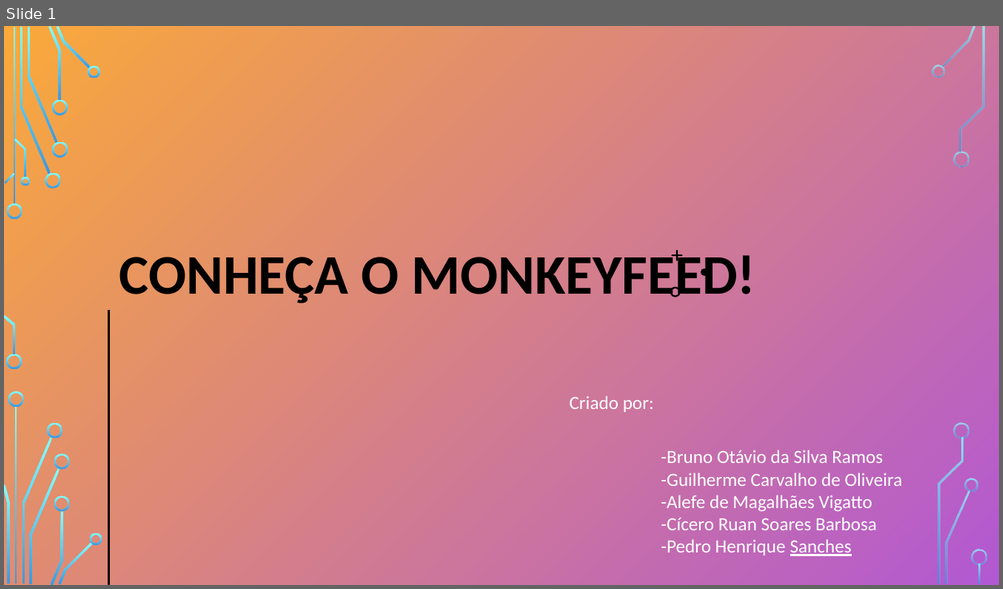
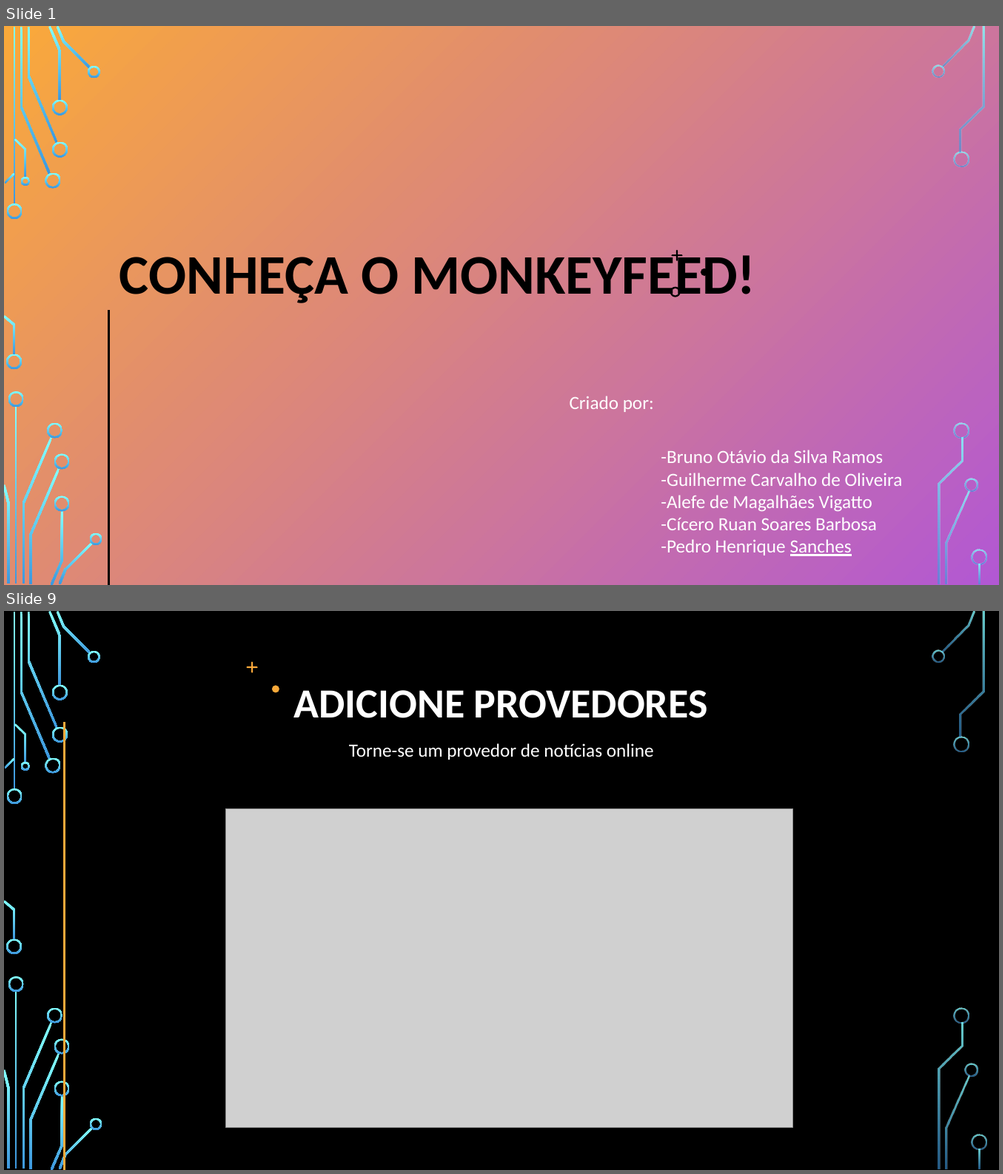
Before and after one commit to Cisenai/MonkeyFeed, a slide deck: docs/monkeyfeed3.pptm. Shown one above the other, each under a label of ours: slide 1 before the commit, slides 1 and 9 after it; the slides between them are not shown. The pictures are 1003x589 and 1003x1174 pixels, drawn with LibreOffice and Linux fonts; fonts in the diff are those of the drawing; grey boxes stand for pictures; background and template pictures are left out. Boxes give left, top, right and bottom in pixels: in the first picture for what was removed or moved away, otherwise in the second. Text is boxed around its words. In the diff, an @@ line names an element or a change of style, - is before the commit and + after.

```diff
--- a/docs/monkeyfeed3.pptm
+++ b/docs/monkeyfeed3.pptm
@@ slide 9 added at (4, 611, 999, 1170), background picture (left out); not listed: 36 template elements that a slide beside it also shows @@
@@ freeform shape added at (247, 662, 258, 673), fill #FAA93A @@
@@ freeform shape added at (272, 686, 279, 693), fill #FAA93A @@
@@ title added at (294, 690, 708, 718), 40 pt, text #FFFFFF, bold @@
+ADICIONE PROVEDORES
@@ line added from (65, 723) to (65, 1170), #B258D3 2 pt @@
@@ text added at (349, 743, 654, 760), 18 pt, text #FFFFFF @@
+Torne-se um provedor de notícias online
@@ picture added at (225, 809, 793, 1128) @@
```
Also in this commit, not shown: 3 slides changed, 5 other slides added, 3 slides removed.
